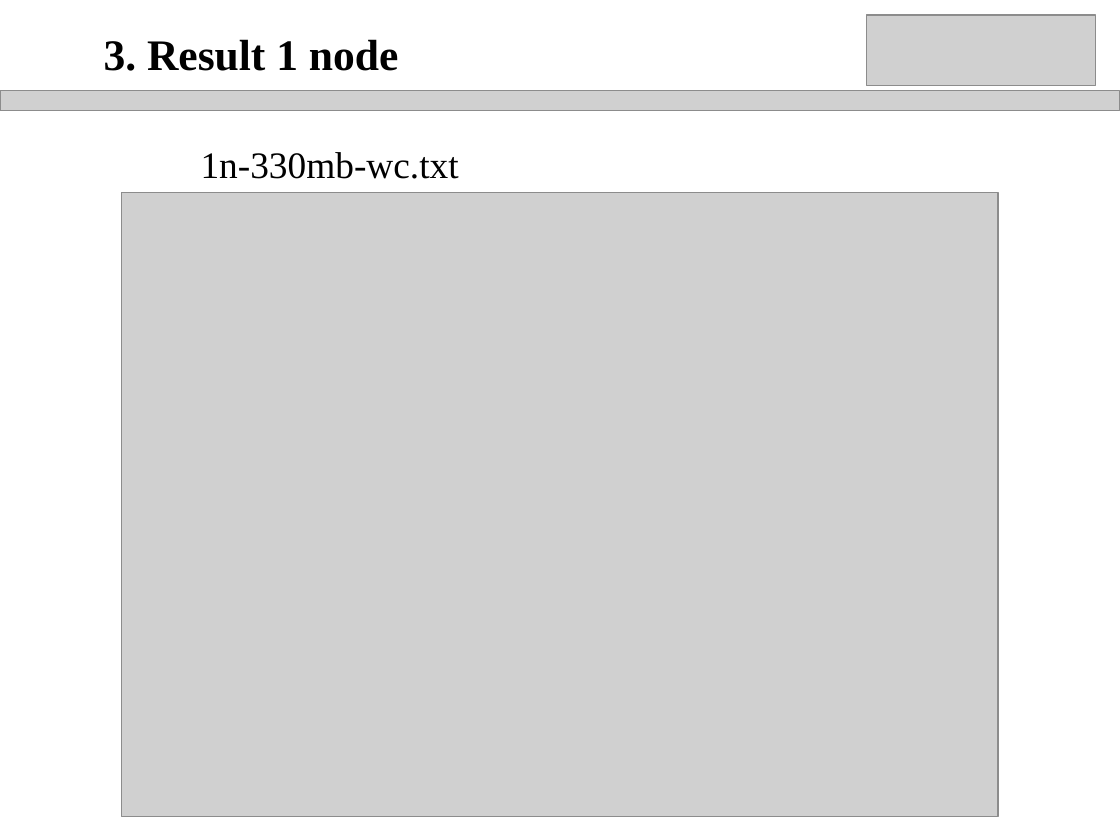
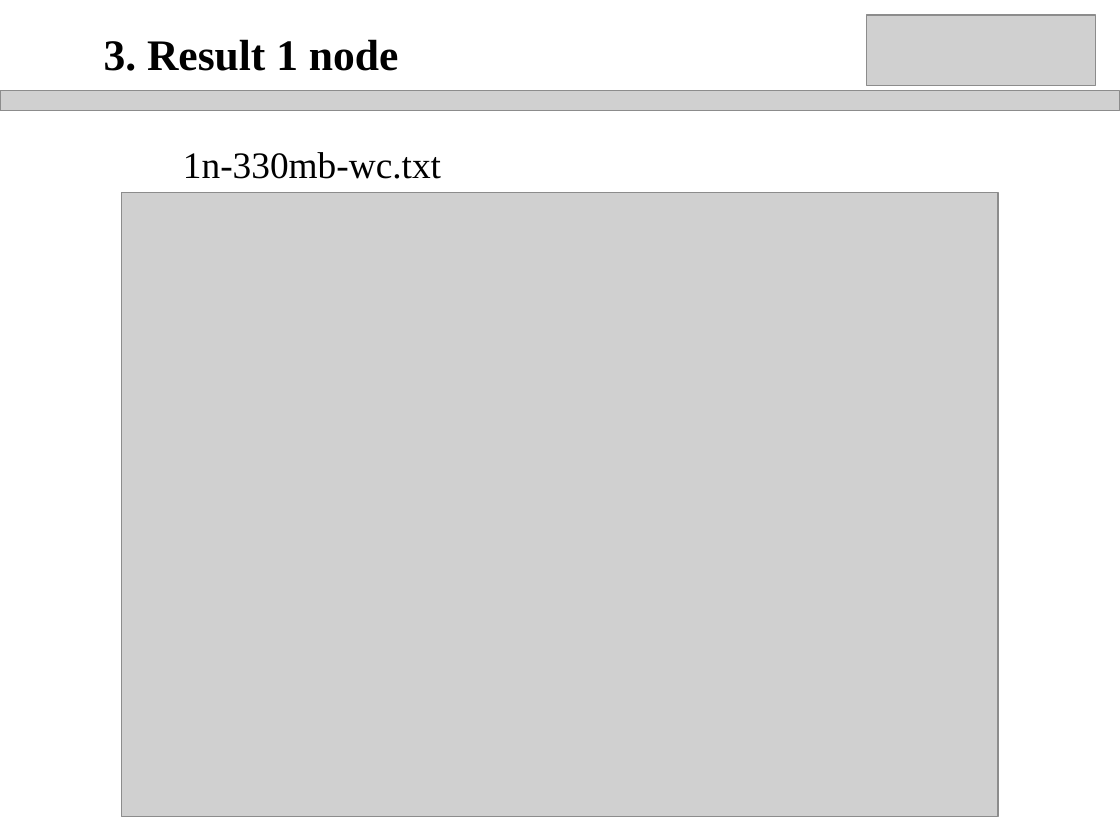
Before and after one commit to qianmai/qianmai.github.io, a slide deck: slide 26 of public/Final Presentation_QianMai.ppt. Drawn at 1120x840 pixels with LibreOffice and Linux fonts; fonts in the diff are those of the drawing; grey boxes stand for pictures; background and template pictures are left out. Boxes give left, top, right and bottom in pixels: in the first picture for what was removed or moved away, otherwise in the second. Text is boxed around its words. In the diff, an @@ line names an element or a change of style, - is before the commit and + after.

```diff
--- a/public/Final Presentation_QianMai.ppt
+++ b/public/Final Presentation_QianMai.ppt
@@ text "1n-330mb-wc.txt": place and size @@
-text "1n-330mb-wc.txt" at (201, 152, 459, 179)
+text "1n-330mb-wc.txt" at (183, 152, 441, 179)
```
Also in this commit, not shown: 3 other slides changed, 2 slides added.
